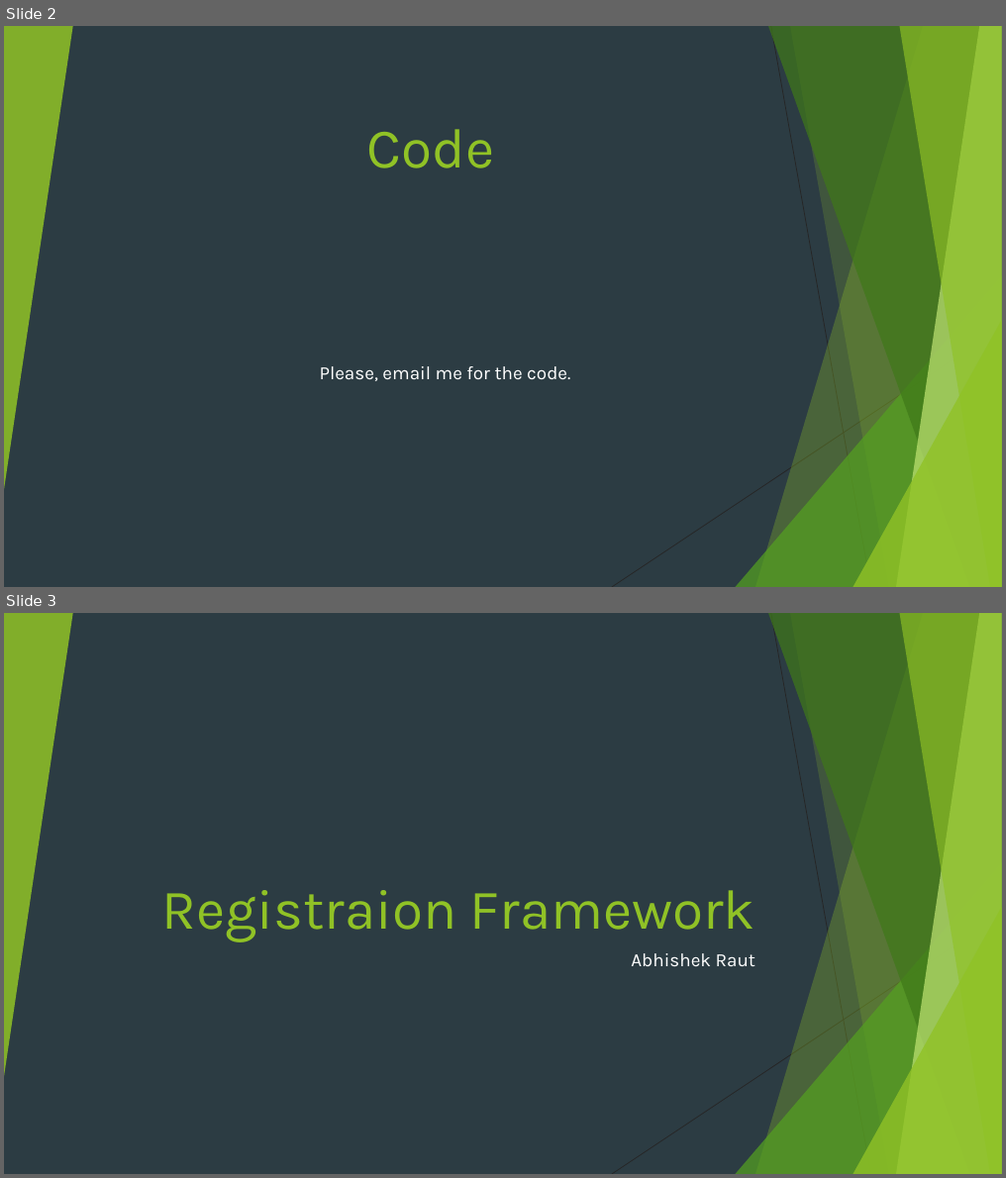
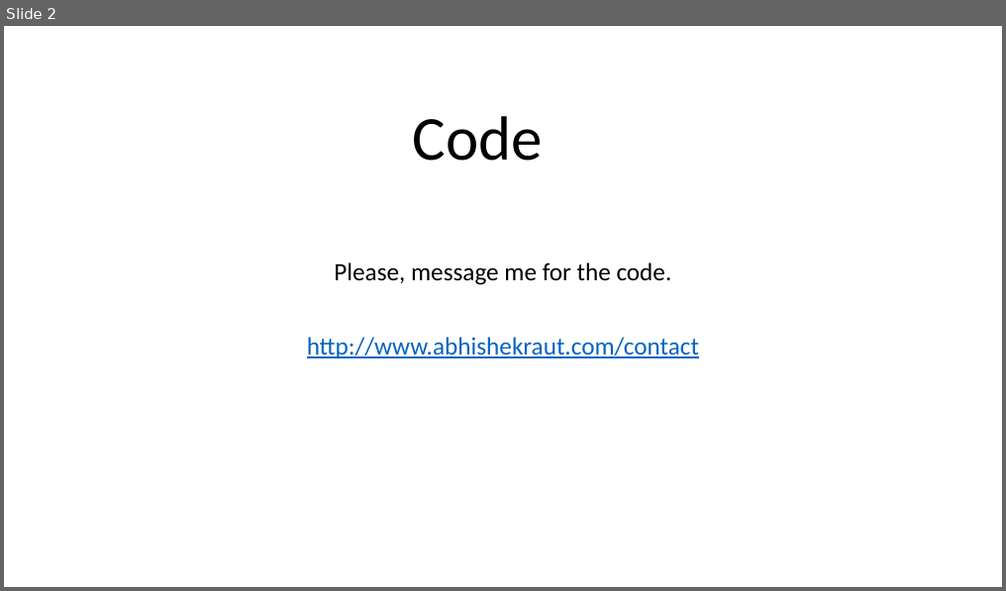
Before and after one commit to araut1/araut1.github.io, a slide deck: media/docs/registeration-framework-ppt.pptx. Shown one above the other, each under a label of ours: slides 2 and 3 before the commit, slide 2 after it. The pictures are 1006x1178 and 1006x591 pixels, drawn with LibreOffice and Linux fonts; fonts in the diff are those of the drawing. Boxes give left, top, right and bottom in pixels: in the first picture for what was removed or moved away, otherwise in the second. Text is boxed around its words. In the diff, an @@ line names an element or a change of style, - is before the commit and + after.

```diff
--- a/media/docs/registeration-framework-ppt.pptx
+++ b/media/docs/registeration-framework-ppt.pptx
@@ slide 3 removed at box(4, 613, 1002, 1174), background #2C3C43; not listed: 10 template elements that a slide beside it also shows @@
@@ title removed at box(162, 890, 755, 943) @@
-Registraion Framework
@@ subtitle removed at box(631, 954, 756, 967) @@
-Abhishek Raut
@@ slide 2 changed as well @@
@@ background #2C3C43 to #FFFFFF @@
@@ group removed at box(4, 26, 1002, 587): 5 freeform shapes, 3 triangles, 2 lines @@
@@ title "Code": place and size @@
-title "Code" at box(367, 129, 494, 169)
+title "Code" at box(413, 116, 543, 161)
@@ title "Code" at box(413, 116, 543, 161): size 54 to 60 pt, font Karla to Calibri, text colour #90C226 to #000000; line spacing 1 to 0.9 @@
@@ subtitle at box(307, 263, 699, 359): text changed; size 18 to 24 pt; font Karla to Calibri; text colour #FFFFFF to #0563C1 @@
-Please, email me for the code.
+Please, message me for the code.
+http://www.abhishekraut.com/contact
```
Also in this commit, not shown: 1 other slide changed, 8 slides added, 8 other files.
